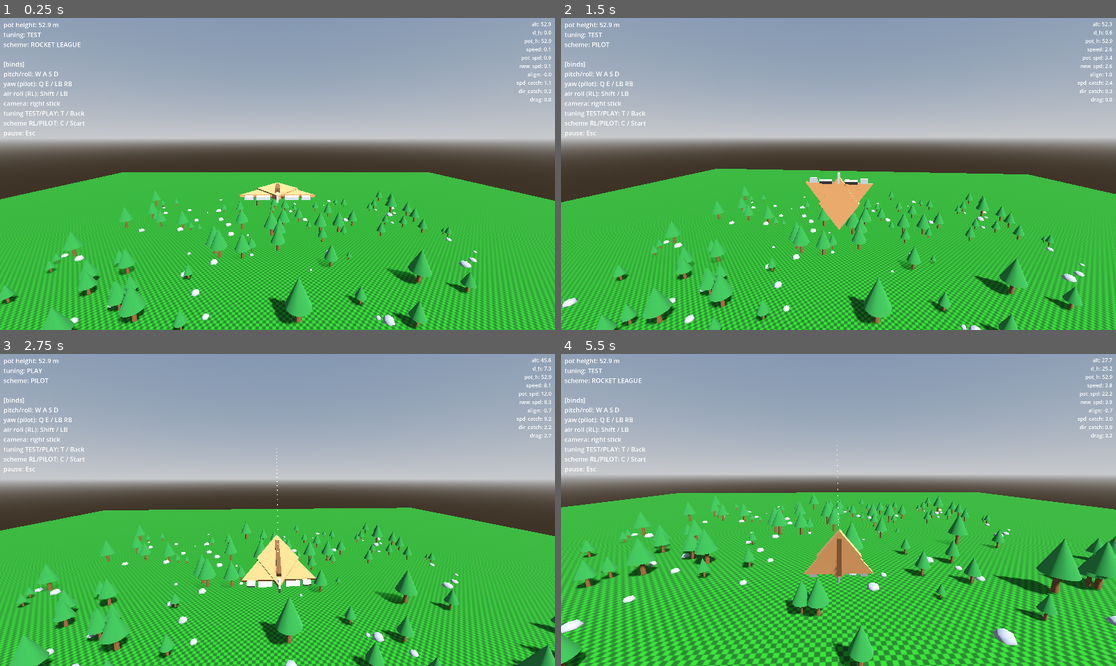
Above: before the commit, frames 1-4 (two rows, left to right).
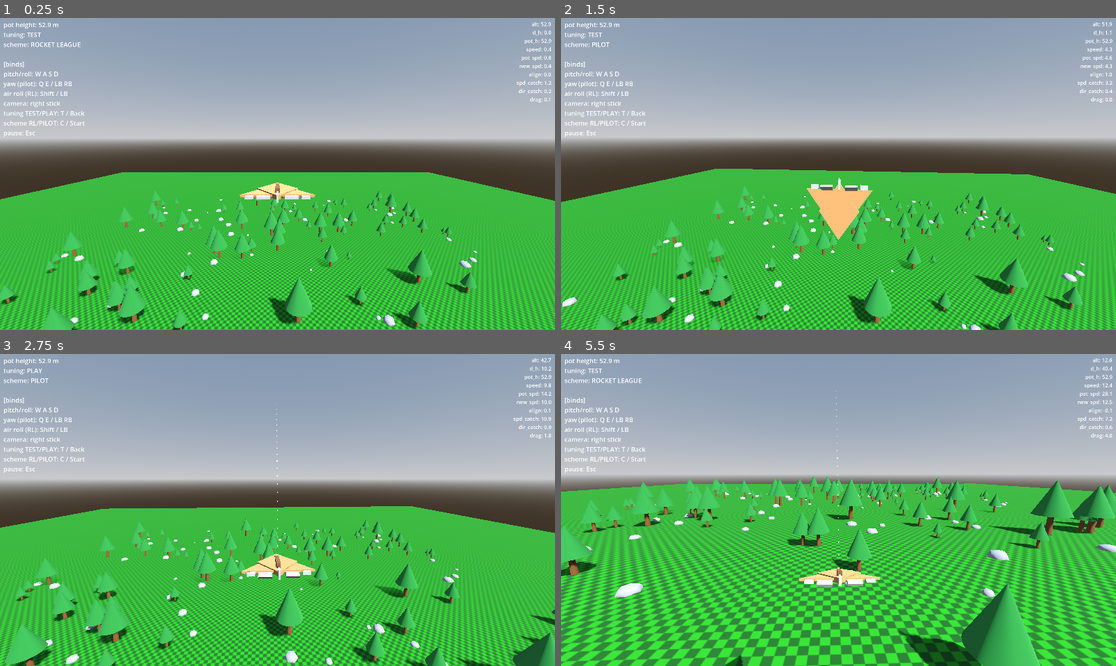
Above: after the commit, the same moments.

Repository: westonkelliher/glider
Game: Godot game, scene res://scenes/main.tscn
Two runs of this game, one before a commit and one after it. Both use one fixed random seed, a clock stepped at 60 frames per second and the inputs below.
Inputs (mouse positions are in pixels of both pictures, inside the frame that each line leads up to):
- Up to frame 1 (0.25 s): no input
- Up to frame 2 (1.5 s): tap Enter at 0.5 s; move the mouse to (866, 174) at 0.52 s; hold Shift (air_roll) 0.53-1.28 s; hold W (move_forward) from 0.53 s (still down); move the mouse to (810, 174) at 1.27 s; tap C (toggle_scheme) at 1.35 s
- Up to frame 3 (2.75 s): keep holding W (move_forward); move the mouse to (288, 503) at 2.02 s; hold T (toggle_tuning) from 2.03 s (still down)
- Up to frame 4 (5.5 s): keep holding W (move_forward); move the mouse to (832, 516) at 2.77 s; release T (toggle_tuning) at 2.78 s; tap Shift (air_roll) at 2.85 s; move the mouse to (877, 513) at 3.52 s; hold C (toggle_scheme) 3.53-4.28 s; move the mouse to (794, 506) at 4.27 s; tap T (toggle_tuning) at 4.35 s; move the mouse to (844, 510) at 5.02 s; hold Shift (air_roll) from 5.03 s (still down)

The runs differ from the first frame. In frame 1, 0.1% of the frame differs, in the area x 0-100%, y 9-100%; in frame 2, 11%; in frame 3, 20%; in frame 4, 38%, in the area x 0-100%, y 1-100%.

Commit message:
Tuning: lower DRAG and dir-catchup mults
Co-Authored-By: Claude Opus 4.8 <noreply@anthropic.com>

Diff:
--- a/scripts/flight_tuning.gd
+++ b/scripts/flight_tuning.gd
@@ -22,8 +22,8 @@
 
 ## Pot-height energy model.
 @export var POT_SPEED_CATCHUP_MULT := 0.5
-@export var POT_DIR_CATCHUP_MULT := 0.2
-@export var DRAG := 0.5
+@export var POT_DIR_CATCHUP_MULT := 0.1
+@export var DRAG := 0.3
 
 #
 @export var NOSE_PULL_MULT := 0.2
@@ -47,6 +47,6 @@
 	t.ROLL_MULT = 5.5
 	t.YAW_MULT = 3.5
 	t.POT_SPEED_CATCHUP_MULT = 1.0
-	t.POT_DIR_CATCHUP_MULT = 0.25
+	t.POT_DIR_CATCHUP_MULT = 0.2
 	t.DRAG = 0.2
 	return t
